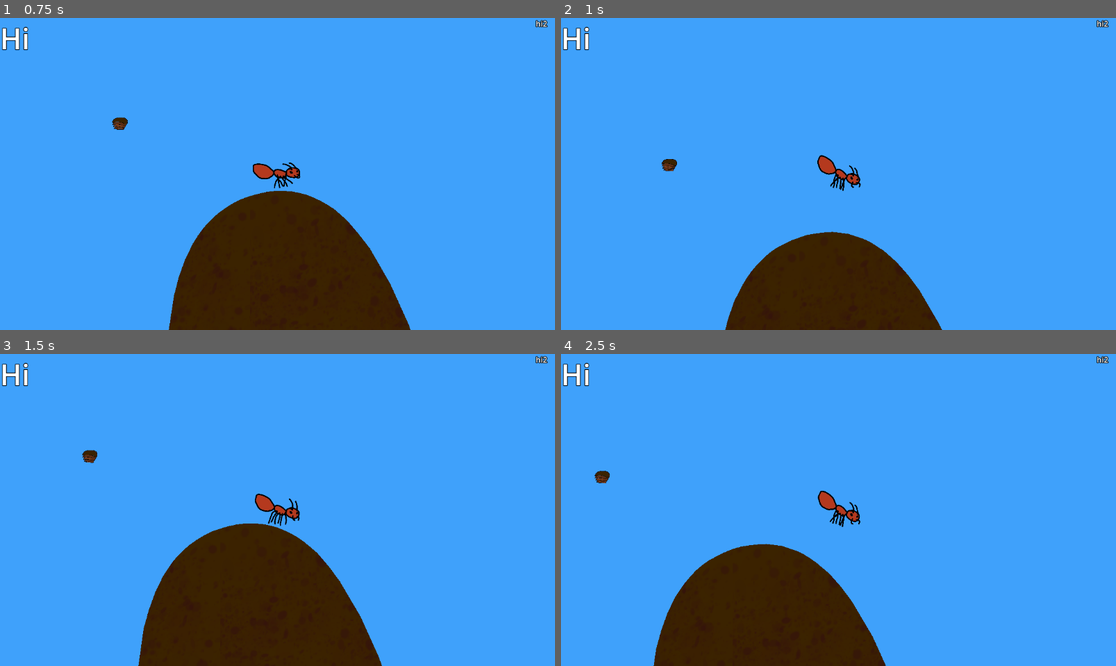
Above: before the commit, frames 1-4 (two rows, left to right).
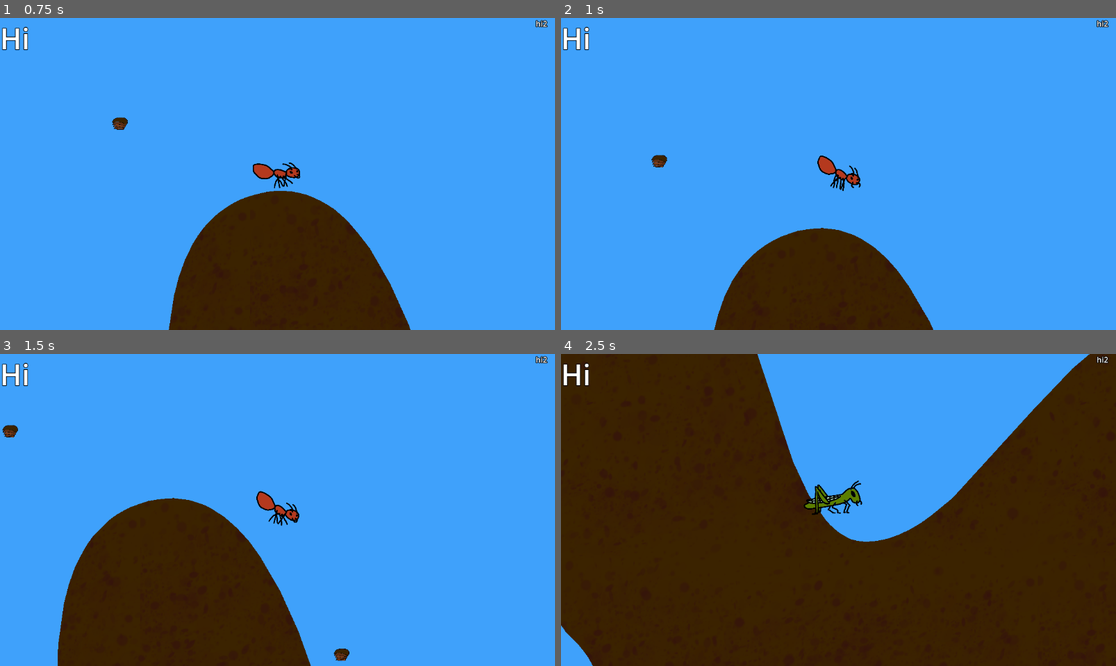
Above: after the commit, the same moments.

Repository: mitchellkazin15/the_garden_lord
Game: Godot game, scene res://main.tscn
Two runs of this game, one before a commit and one after it. Both use one fixed random seed, a clock stepped at 60 frames per second and the inputs below. The engine's default icon, where the game draws it, is replaced by a stand-in: a white triangle on a blue panel in a dark square.
Inputs (mouse positions are in pixels of both pictures, inside the frame that each line leads up to):
- Up to frame 1 (0.75 s): tap Enter at 0.5 s; move the mouse to (399, 158) at 0.52 s; hold D (move_right) from 0.53 s (still down); tap Up (air_rotate_ccw) at 0.6 s; click (399, 158) at 0.67 s
- Up to frame 2 (1 s): keep holding D (move_right); tap Space (jump) at 0.77 s; tap Down (air_rotate_cw) at 0.8 s
- Up to frame 3 (1.5 s): tap Space (jump) at 1.07 s; release D (move_right) at 1.25 s; drag from (166, 525) to (249, 572) at 1.27 s
- Up to frame 4 (2.5 s): move the mouse to (894, 441) at 2.02 s; hold D (move_right) from 2.03 s (still down); hold Shift (sprint) from 2.03 s (still down); tap Space (jump) at 2.3 s

Frame 1 is identical in both runs. In frame 2, 1.5% of the frame differs, in the area x 16-69%, y 43-100%; in frame 3, 15%; in frame 4, 66%, in the area x 0-100%, y 0-100%.

Commit message:
cleaning up movement and creating components

Diff:
--- a/base_stats.gd
+++ b/base_stats.gd
@@ -6,9 +6,12 @@
 @export var jump_speed = 750
 @export var gravity = 1500
 @export var air_rotation_deg_per_sec = 360
+@export var air_acceleration = 800
+@export var max_air_speed = 1000
+@export var max_speed = 3000
 @export var sprint_multiplier = 1.5
 @export var acceleration = 400
-@export var friction = -400
+@export var friction = -800
 @export var damage = 10
 @export var weight = 10
 @export var health = 100
--- a/base_stats.tres
+++ b/base_stats.tres
@@ -8,9 +8,12 @@
 jump_speed = 750
 gravity = 1500
 air_rotation_deg_per_sec = 360
+air_acceleration = 600
+max_air_speed = 1000
+max_speed = 3000
 sprint_multiplier = 1.5
 acceleration = 600
-friction = -100
+friction = -1200
 damage = 10
 weight = 10
 health = 100
--- /dev/null
+++ b/components/attack_component.gd
@@ -0,0 +1,42 @@
+class_name AttackComponent
+extends Area2D
+
+@export var actor : Player
+@onready var hurtbox : CollisionPolygon2D = $CollisionPolygon2D
+@onready var animation : AnimatedSprite2D = $AnimatedSprite2D
+@onready var timer : Timer = $Timer
+@export var attack_time : float = 0.2
+var attacking = false
+
+func _ready():
+    visible = false
+    hurtbox.disabled = true
+    var num_frames = animation.get_sprite_frames().get_frame_count("default")
+    var new_framerate =  float(num_frames) / attack_time
+    animation.get_sprite_frames().set_animation_speed("default", new_framerate)
+
+
+func _physics_process(delta):
+    var attack_dir = Input.get_axis("ui_left", "ui_right")
+    if attack_dir == 0 or attacking:
+        return
+    attacking = true
+    actor.call_deferred("flip_model", attack_dir)
+    scale.x = attack_dir
+    animation.play("default")
+    visible = true
+    hurtbox.disabled = false
+    timer.one_shot = true
+    timer.start(attack_time)
+
+
+func _on_attack_timeout():
+    attacking = false
+    animation.stop()
+    visible = false
+    hurtbox.disabled = true
+
+
+func _on_enemy_entered(body):
+    print("ATTACK!")
+    pass # Replace with function body.
--- /dev/null
+++ b/components/move_input_component.gd
@@ -0,0 +1,11 @@
+class_name MoveInputComponent
+extends Node2D
+
+@export var movement_component : MovementComponent
+
+func _input(event):
+    movement_component.direction = Input.get_axis("move_left", "move_right")
+    movement_component.air_rotate_direction = Input.get_axis("air_rotate_ccw", "air_rotate_cw")
+    movement_component.sprint_pressed = Input.is_action_pressed("sprint")
+    movement_component.jump_just_pressed = Input.is_action_just_pressed("jump")
+    movement_component.jump_just_released = Input.is_action_just_released("jump")
--- /dev/null
+++ b/components/movement_component.gd
@@ -0,0 +1,78 @@
+class_name MovementComponent
+extends Node2D
+
+@export var actor : Player
+var direction = 0
+var air_rotate_direction = 0
+var sprint_pressed = false
+var jump_just_pressed = false
+var jump_just_released = false
+
+
+
+func enforce_max_speed():
+    if actor.velocity.length() > actor.stats.max_speed:
+        actor.velocity = actor.velocity.normalized() * actor.stats.max_speed
+
+
+func accelerate(delta, direction_vector, acceleration, final_speed, decel = false):
+    var velocity_scalar = actor.velocity.length()
+    actor.velocity = direction_vector.normalized() * (velocity_scalar + acceleration * delta)
+    if ((actor.velocity.length() > final_speed and not decel) or
+        ((actor.velocity.angle_to(-direction_vector) == 0 or actor.velocity.length() < final_speed) and decel)):
+        actor.velocity = direction_vector.normalized() * final_speed
+
+
+func air_accelerate(delta, acceleration, max_speed):
+    actor.velocity.x += direction * acceleration * delta
+    print(actor.velocity.x)
+    if abs(actor.velocity.x) > max_speed:
+        actor.velocity.x = direction * max_speed
+
+
+func set_velocity_from_input(delta, on_surface, surface_normal):
+    var prev_velocity = actor.velocity
+
+    var sprint = actor.stats.sprint_multiplier if sprint_pressed else 1.0
+    if !on_surface:
+        actor.rotation += deg_to_rad(air_rotate_direction * actor.stats.air_rotation_deg_per_sec * delta) * sign(actor.hitbox.scale.x)
+        if direction != 0:
+            air_accelerate(delta, actor.stats.air_acceleration, actor.stats.max_air_speed)
+    elif direction != 0:
+        var tangent = Vector2(-direction * surface_normal.y, direction * surface_normal.x)
+        if actor.velocity.length() > actor.stats.speed * sprint:
+            accelerate(delta, tangent, actor.stats.friction, actor.stats.speed * sprint, true)
+        else:
+            accelerate(delta, tangent, actor.stats.acceleration * sprint, actor.stats.speed * sprint)
+        actor.flip_model(direction)
+    elif actor.velocity.length() != 0:
+        var prev_direction = sign(surface_normal.angle_to(actor.velocity))
+        var tangent = Vector2(-prev_direction * surface_normal.y, prev_direction * surface_normal.x)
+        accelerate(delta, tangent, actor.stats.friction, 0, true)
+
+    if jump_just_pressed and on_surface:
+        actor.velocity = (actor.stats.jump_speed * surface_normal) + prev_velocity
+
+
+func apply_gravity(delta, on_surface, surface_normal):
+    if !on_surface:
+        actor.velocity.y += actor.stats.gravity * delta
+        if jump_just_released and actor.velocity.length() > actor.stats.jump_speed / 2 and actor.velocity.y < 0:
+            actor.velocity.y = actor.velocity.y / 2
+    else:
+        actor.velocity += actor.stats.gravity * delta * -surface_normal
+
+
+func _physics_process(delta):
+    var on_surface = actor.is_on_surface()
+    var normal = actor.get_surface_normal(on_surface)
+    if on_surface:
+        actor.up_direction = normal
+        actor.rotation = normal.angle() + deg_to_rad(90)
+    else:
+        actor.up_direction = Vector2(0, -1)
+    set_velocity_from_input(delta, on_surface, normal)
+    apply_gravity(delta, on_surface, normal)
+    enforce_max_speed()
+    actor.move_and_slide()
+    actor.set_animation()
--- a/enemy.gd
+++ b/enemy.gd
@@ -6,9 +6,9 @@
 
 
 func _on_attack_entered(area):
-    print(area.collision_layer)
     if not area.collision_layer & 0b100000:
         return
+    area.get_parent().attack_collision(Vector2.LEFT)
     health -= 10
     health_bar.value -= 10
     if health <= 0:
--- a/event_service.gd
+++ b/event_service.gd
@@ -1,7 +1,6 @@
 extends Node2D
 
 signal player_transform(old_player, new_player)
-signal attack_collsion(body_1, body_2)
 
 
 func _on_player_transform(old_player, new_player):
--- a/grasshopper_base_stats.tres
+++ b/grasshopper_base_stats.tres
@@ -10,4 +10,8 @@
 air_rotation_deg_per_sec = 360
 sprint_multiplier = 1.5
 acceleration = 400
-friction = 400
+friction = -800
+damage = 10
+weight = 10
+health = 100
+attack_speed = 0.6
--- a/player.gd
+++ b/player.gd
@@ -36,60 +36,62 @@
         animation.play("idle")
 
 
-func accelerate(delta, direction, acceleration, final_speed, decel = false):
-    var velocity_scalar = velocity.length()
-    velocity = direction.normalized() * (velocity_scalar + acceleration * delta)
-    if ((velocity.length() > final_speed and not decel) or
-        ((velocity.angle_to(direction) != 0) and decel)):
-        velocity = direction.normalized() * final_speed
+func attack_collision(collision_normal):
+    velocity += 1000 * collision_normal
 
 
-
-func set_velocity_from_input(delta, on_surface, surface_normal):
-    var prev_velocity = velocity
-    var direction = Input.get_axis("move_left", "move_right")
-
-    var sprint = stats.sprint_multiplier if Input.is_action_pressed("sprint") else 1.0
-    if !on_surface:
-        var air_rotate_direction = Input.get_axis("air_rotate_ccw", "air_rotate_cw") * sign(hitbox.scale.x)
-        rotation += deg_to_rad(air_rotate_direction * stats.air_rotation_deg_per_sec * delta)
-        if direction != 0:
-            velocity.x = direction * abs(prev_velocity.x)
-    elif direction != 0:
-        var tangent = Vector2(-direction * surface_normal.y, direction * surface_normal.x)
-        accelerate(delta, tangent, stats.acceleration * sprint, stats.speed * sprint)
-        flip_model(direction)
-    else:
-        var prev_direction = sign(surface_normal.angle_to(velocity))
-        var tangent = Vector2(-prev_direction * surface_normal.y, prev_direction * surface_normal.x)
-        accelerate(delta, tangent, stats.friction, 0, true)
-
-    if Input.is_action_just_pressed("jump") and on_surface:
-        velocity = (stats.jump_speed * surface_normal) + prev_velocity
-
-
-func apply_gravity(delta, on_surface, surface_normal):
-    if !on_surface:
-        velocity.y += stats.gravity * delta
-        if Input.is_action_just_released("jump") and velocity.length() > stats.jump_speed / 2 and velocity.y < 0:
-            velocity = velocity.normalized() * (stats.jump_speed / 2)
-    else:
-        velocity += stats.gravity * delta * -surface_normal
-
-
-# Called every frame. 'delta' is the elapsed time since the previous frame.
-func _physics_process(delta):
-    var on_surface = is_on_surface()
-    var normal = get_surface_normal(on_surface)
-    if on_surface:
-        up_direction = normal
-        rotation = normal.angle() + deg_to_rad(90)
-    else:
-        up_direction = Vector2(0, -1)
-
-    set_velocity_from_input(delta, on_surface, normal)
-    apply_gravity(delta, on_surface, normal)
-    move_and_slide()
-    set_animation()
-    var attack_dir = Input.get_axis("ui_left", "ui_right")
-    flip_model(attack_dir)
+#func accelerate(delta, direction, acceleration, final_speed, decel = false):
+#    var velocity_scalar = velocity.length()
+#    velocity = direction.normalized() * (velocity_scalar + acceleration * delta)
+#    if ((velocity.length() > final_speed and not decel) or
+#        ((velocity.angle_to(-direction) == 0 or velocity.length() < final_speed) and decel)):
+#        velocity = direction.normalized() * final_speed
+#
+#
+#func set_velocity_from_input(delta, on_surface, surface_normal):
+#    var prev_velocity = velocity
+#    var direction = Input.get_axis("move_left", "move_right")
+#
+#    var sprint = stats.sprint_multiplier if Input.is_action_pressed("sprint") else 1.0
+#    if !on_surface:
+#        var air_rotate_direction = Input.get_axis("air_rotate_ccw", "air_rotate_cw") * sign(hitbox.scale.x)
+#        rotation += deg_to_rad(air_rotate_direction * stats.air_rotation_deg_per_sec * delta)
+#        if direction != 0:
+#            velocity.x = direction * abs(prev_velocity.x)
+#    elif direction != 0:
+#        var tangent = Vector2(-direction * surface_normal.y, direction * surface_normal.x)
+#        if velocity.length() > stats.speed * sprint:
+#            accelerate(delta, tangent, stats.friction, stats.speed * sprint, true)
+#        else:
+#            accelerate(delta, tangent, stats.acceleration * sprint, stats.speed * sprint)
+#        flip_model(direction)
+#    elif velocity.length() != 0:
+#        var prev_direction = sign(surface_normal.angle_to(velocity))
+#        var tangent = Vector2(-prev_direction * surface_normal.y, prev_direction * surface_normal.x)
+#        accelerate(delta, tangent, stats.friction, 0, true)
+#
+#    if Input.is_action_just_pressed("jump") and on_surface:
+#        velocity = (stats.jump_speed * surface_normal) + prev_velocity
+#
+#
+#func apply_gravity(delta, on_surface, surface_normal):
+#    if !on_surface:
+#        velocity.y += stats.gravity * delta
+#        if Input.is_action_just_released("jump") and velocity.length() > stats.jump_speed / 2 and velocity.y < 0:
+#            velocity.y = velocity.y / 2
+#    else:
+#        velocity += stats.gravity * delta * -surface_normal
+#
+#
+## Called every frame. 'delta' is the elapsed time since the previous frame.
+#func _physics_process(delta):
+#    var on_surface = is_on_surface()
+#    var normal = get_surface_normal(on_surface)
+#    if on_surface:
+#        up_direction = normal
+#        rotation = normal.angle() + deg_to_rad(90)
+#    else:
+#        up_direction = Vector2(0, -1)
+#    set_animation()
+#    var attack_dir = Input.get_axis("ui_left", "ui_right")
+#    flip_model(attack_dir)
--- a/player.tscn
+++ b/player.tscn
@@ -1,9 +1,9 @@
-[gd_scene load_steps=14 format=3 uid="uid://58e3bkr7ubgv"]
+[gd_scene load_steps=16 format=3 uid="uid://58e3bkr7ubgv"]
 
 [ext_resource type="Script" path="res://player.gd" id="1_ifaqg"]
 [ext_resource type="SpriteFrames" uid="uid://b1gpj0xj8n57j" path="res://ant_idle.tres" id="2_deami"]
 [ext_resource type="Resource" uid="uid://y70wdsjq3iok" path="res://base_stats.tres" id="2_iowsn"]
-[ext_resource type="Script" path="res://attack_component.gd" id="4_aojg4"]
+[ext_resource type="Script" path="res://components/attack_component.gd" id="4_a4uko"]
 [ext_resource type="Texture2D" uid="uid://1sdlc4do7xox" path="res://raw_assets/basic_attack/frame0000.png" id="5_e7e8h"]
 [ext_resource type="Texture2D" uid="uid://b1a4d07m2tgg8" path="res://raw_assets/basic_attack/frame0001.png" id="6_d0ryb"]
 [ext_resource type="Texture2D" uid="uid://ch362ld34pnhb" path="res://raw_assets/basic_attack/frame0002.png" id="7_57xyq"]
@@ -11,6 +11,8 @@
 [ext_resource type="Texture2D" uid="uid://c8yn0e3pbqbab" path="res://raw_assets/basic_attack/frame0004.png" id="9_epw20"]
 [ext_resource type="Texture2D" uid="uid://raw11oxbarsg" path="res://raw_assets/basic_attack/frame0005.png" id="10_x4an3"]
 [ext_resource type="Texture2D" uid="uid://sivs6fi33nqb" path="res://raw_assets/basic_attack/frame0006.png" id="11_pyie5"]
+[ext_resource type="Script" path="res://components/movement_component.gd" id="12_gbptk"]
+[ext_resource type="Script" path="res://components/move_input_component.gd" id="13_1hkcp"]
 
 [sub_resource type="CircleShape2D" id="CircleShape2D_hrnv0"]
 radius = 85.1469
@@ -54,6 +56,7 @@
 floor_snap_length = 10.0
 script = ExtResource("1_ifaqg")
 stats = ExtResource("2_iowsn")
+metadata/_edit_group_ = true
 
 [node name="Animation" type="AnimatedSprite2D" parent="."]
 sprite_frames = ExtResource("2_deami")
@@ -70,27 +73,35 @@
 collision_mask = 8
 
 [node name="Hitbox" type="CollisionPolygon2D" parent="Area2D"]
-scale = Vector2(1, 1)
 polygon = PackedVector2Array(-26, -43, -35, -34, -115, -96, -200, -109, -243, -99, -248, -39, -217, 8, -176, 41, -108,  …(190 unchanged characters)…
 
-[node name="Attack" type="Area2D" parent="."]
+[node name="AttackComponent" type="Area2D" parent="." node_paths=PackedStringArray("actor")]
 collision_layer = 32
 collision_mask = 16
-script = ExtResource("4_aojg4")
+script = ExtResource("4_a4uko")
+actor = NodePath("..")
 
-[node name="CollisionPolygon2D" type="CollisionPolygon2D" parent="Attack"]
+[node name="CollisionPolygon2D" type="CollisionPolygon2D" parent="AttackComponent"]
 position = Vector2(50, 0)
 polygon = PackedVector2Array(185, -165, 330, -135, 370, -15, 350, 105, 265, 175, 265, 25, 225, -110)
 disabled = true
 
-[node name="AnimatedSprite2D" type="AnimatedSprite2D" parent="Attack"]
+[node name="AnimatedSprite2D" type="AnimatedSprite2D" parent="AttackComponent"]
 position = Vector2(325, 85)
 sprite_frames = SubResource("SpriteFrames_cja7e")
 frame = 2
 frame_progress = 0.393759
 
-[node name="Timer" type="Timer" parent="Attack"]
+[node name="Timer" type="Timer" parent="AttackComponent"]
 one_shot = true
 
-[connection signal="body_entered" from="Attack" to="Attack" method="_on_enemy_entered"]
-[connection signal="timeout" from="Attack/Timer" to="Attack" method="_on_attack_timeout"]
+[node name="MovementComponent" type="Node2D" parent="." node_paths=PackedStringArray("actor")]
+script = ExtResource("12_gbptk")
+actor = NodePath("..")
+
+[node name="MoveInputComponent" type="Node2D" parent="." node_paths=PackedStringArray("movement_component")]
+script = ExtResource("13_1hkcp")
+movement_component = NodePath("../MovementComponent")
+
+[connection signal="body_entered" from="AttackComponent" to="AttackComponent" method="_on_enemy_entered"]
+[connection signal="timeout" from="AttackComponent/Timer" to="AttackComponent" method="_on_attack_timeout"]
Not shown: 10 places in main.tscn that only renumber resources
